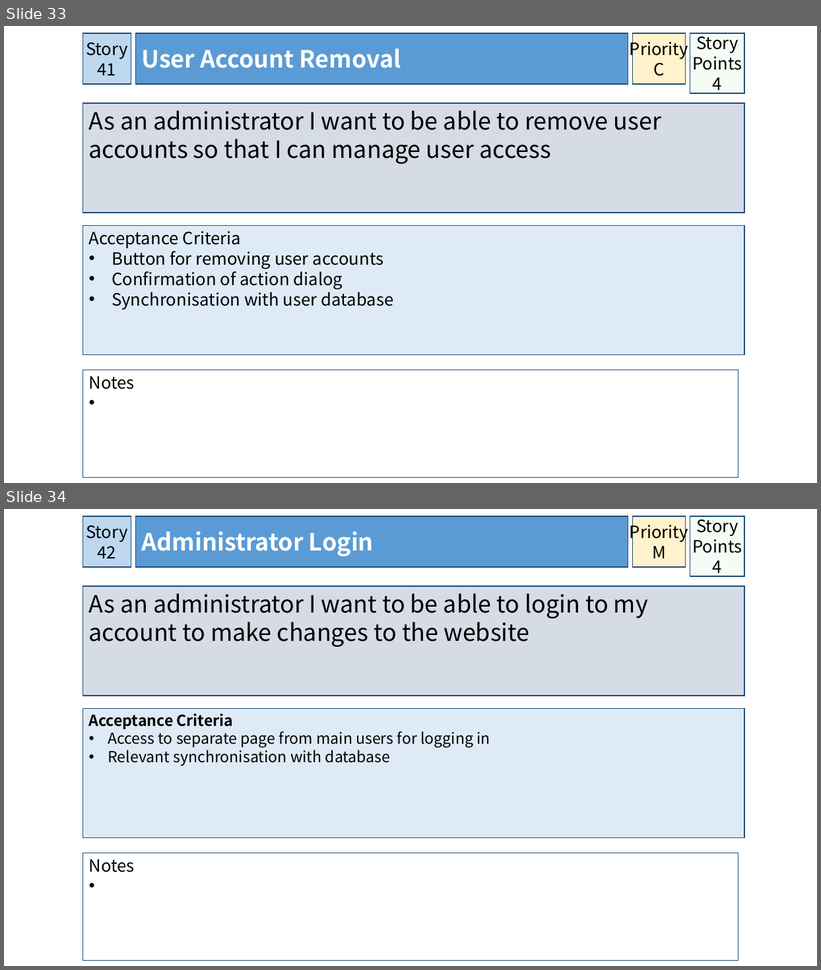
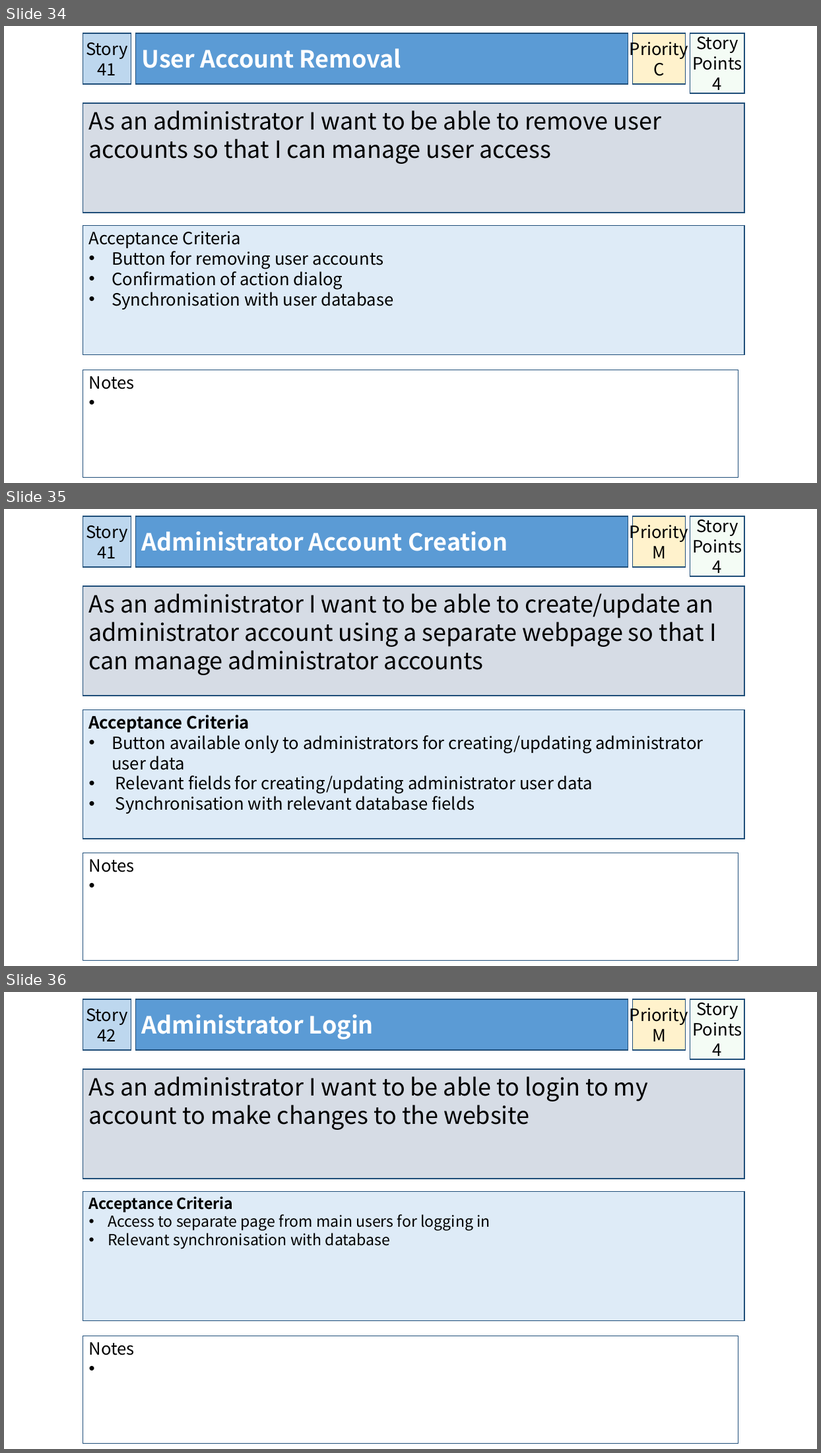
Before and after one commit to owencharters/IFB299, a slide deck: IFB299 - Collaborated User Stories - 2.pptx. Shown one above the other, each under a label of ours: slides 33 and 34 before the commit, slides 34, 35 and 36 after it. The pictures are 821x970 and 821x1453 pixels, drawn with LibreOffice and Linux fonts; fonts in the diff are those of the drawing. Boxes give left, top, right and bottom in pixels: in the first picture for what was removed or moved away, otherwise in the second. Text is boxed around its words. In the diff, an @@ line names an element or a change of style, - is before the commit and + after.

```diff
--- a/IFB299 - Collaborated User Stories - 2.pptx
+++ b/IFB299 - Collaborated User Stories - 2.pptx
@@ slide 35 added at (x1=4, y1=509, x2=817, y2=966), background #FFFFFF @@
@@ rectangle added at (x1=83, y1=516, x2=131, y2=567), fill #BDD7EE, outline #1F4E79 1 pt, 20 pt, text #000000 @@
+Story 41
@@ rectangle added at (x1=136, y1=516, x2=628, y2=567), fill #5B9BD5, outline #1F4E79 1 pt, 28 pt, text #FFFFFF, bold @@
+Administrator Account Creation
@@ rectangle added at (x1=633, y1=516, x2=686, y2=567), fill #FFF2CC, outline #1F4E79 1 pt, 20 pt, text #000000 @@
+Priority
+M
@@ rectangle added at (x1=690, y1=516, x2=745, y2=576), fill #CCF0CD at 20% opacity, outline #1F4E79 1 pt, 20 pt, text #000000 @@
+Story Points
+4
@@ rectangle added at (x1=83, y1=586, x2=745, y2=696), fill #D6DCE5, outline #1F4E79 1 pt, 28 pt, text #000000 @@
+As an administrator I want to be able to create/update an administrator account using a separate webpage so that I can manage administrator accounts
@@ rectangle added at (x1=83, y1=710, x2=745, y2=839), fill #DEEBF7, outline #1F4E79 1 pt, 20 pt, text #000000 @@
+Acceptance Criteria
+• Button available only to administrators for creating/updating administrator user data
+• Relevant fields for creating/updating administrator user data
+• Synchronisation with relevant database fields
@@ rectangle added at (x1=83, y1=853, x2=739, y2=961), fill #FFFFFF, outline #1F4E79 1 pt, 20 pt, text #000000 @@
+Notes
@@ what was slide 33 is now slide 34 @@
@@ what was slide 34 is now slide 36 @@
```
Also in this commit, not shown: 1 slide changed, 1 other slide added, 1 other file.
